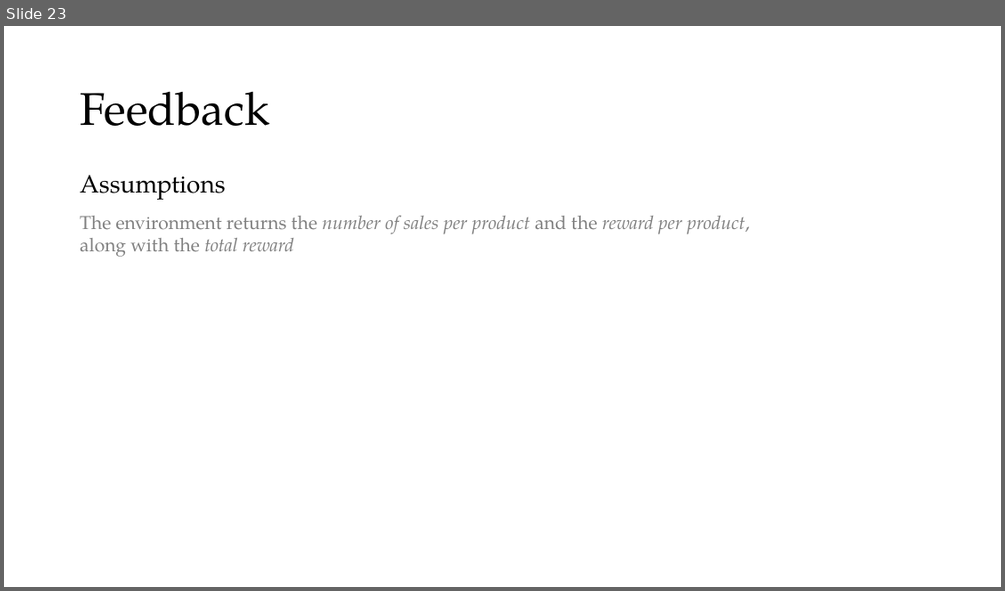
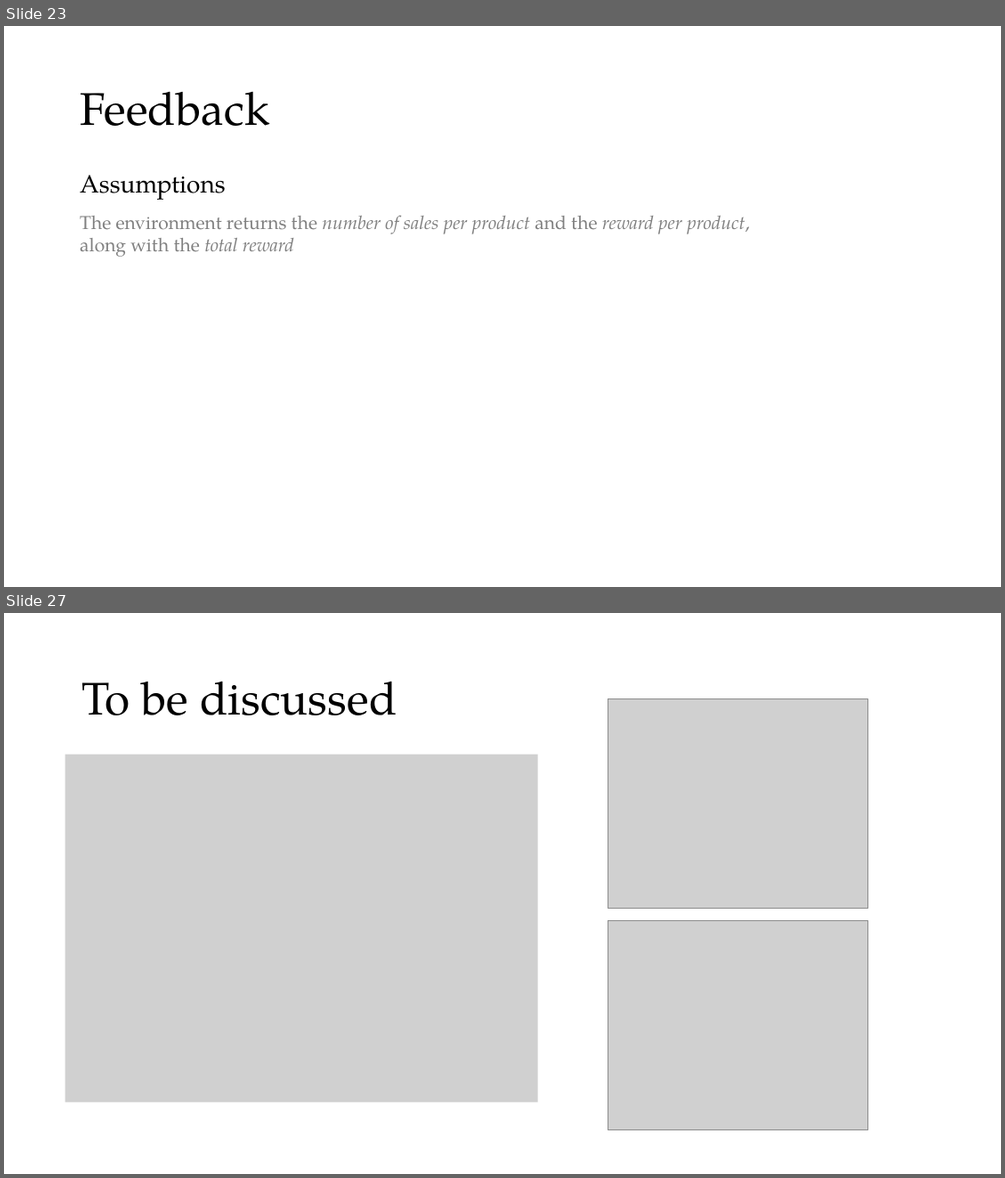
Before and after one commit to peetceenatoo/online-learning, a slide deck: Slides.pptx. Shown one above the other, each under a label of ours: slide 23 before the commit, slides 23 and 27 after it; the slides between them are not shown. The pictures are 1005x591 and 1005x1178 pixels, drawn with LibreOffice and Linux fonts; fonts in the diff are those of the drawing; grey boxes stand for pictures. Boxes give left, top, right and bottom in pixels: in the first picture for what was removed or moved away, otherwise in the second. Text is boxed around its words. In the diff, an @@ line names an element or a change of style, - is before the commit and + after.

```diff
--- a/Slides.pptx
+++ b/Slides.pptx
@@ slide 27 added at [4, 613, 1001, 1174], background #FFFFFF @@
@@ title added at [81, 681, 396, 715], 44 pt, text #000000 @@
+To be discussed
@@ picture added at [608, 699, 867, 908] @@
@@ picture added at [65, 755, 538, 1102] @@
@@ picture added at [608, 920, 867, 1129] @@
```
Also in this commit, not shown: 8 slides changed, 7 other slides added, 2 slides removed, 1 other file.
